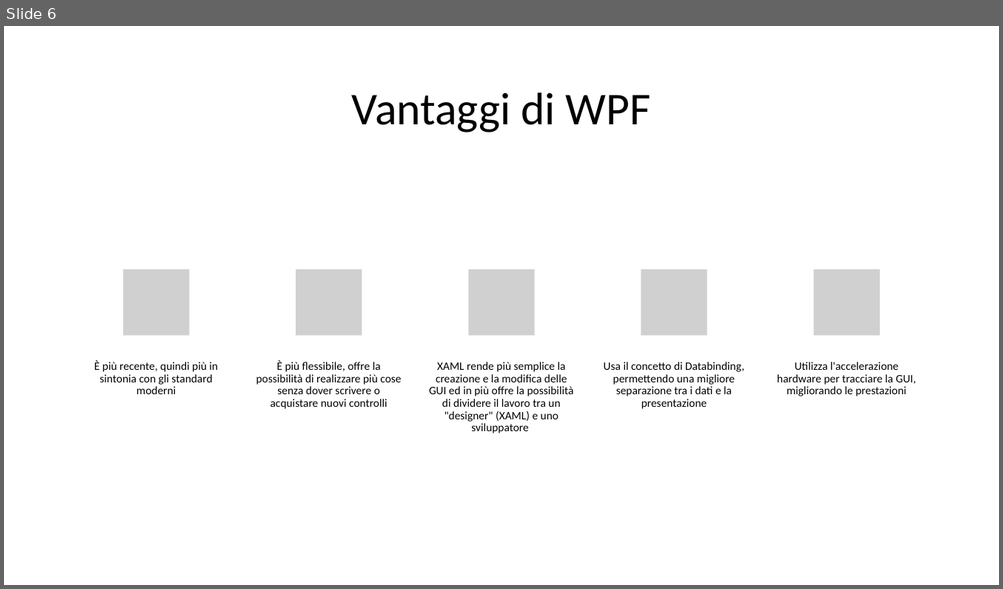
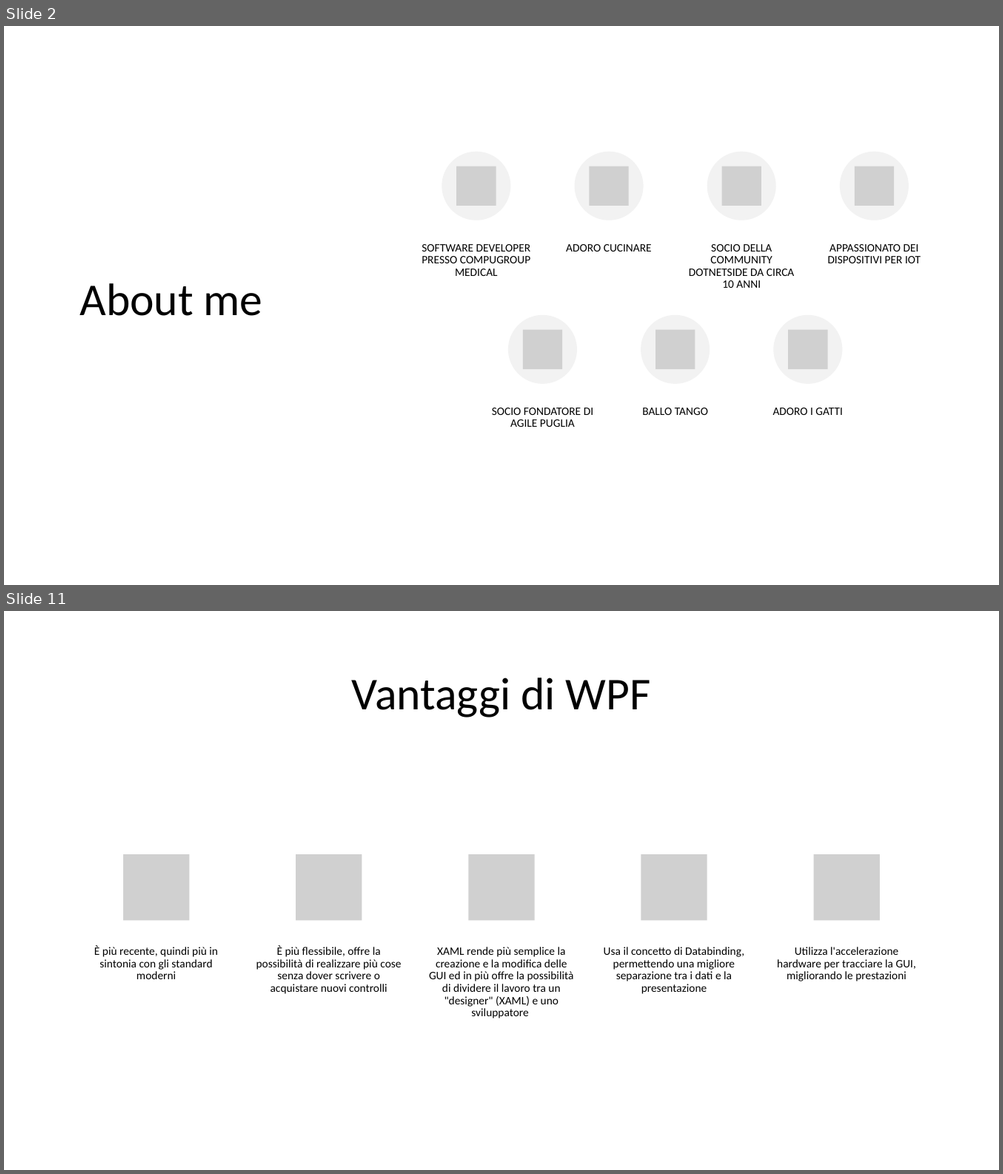
Before and after one commit to danieleromanazzi/wpf-tutorial, a slide deck: wpf-tutorial.pptx. Shown one above the other, each under a label of ours: slide 6 before the commit, slides 2 and 11 after it; the slides between them are not shown. The pictures are 1003x589 and 1003x1174 pixels, drawn with LibreOffice and Linux fonts; fonts in the diff are those of the drawing; grey boxes stand for pictures. Boxes give left, top, right and bottom in pixels: in the first picture for what was removed or moved away, otherwise in the second. Text is boxed around its words. In the diff, an @@ line names an element or a change of style, - is before the commit and + after.

```diff
--- a/wpf-tutorial.pptx
+++ b/wpf-tutorial.pptx
@@ slide 2 added at box(4, 26, 999, 585), background #FFFFFF @@
@@ title added at box(79, 284, 263, 316), 44 pt, text #000000 @@
+About me
@@ group added at box(421, 151, 920, 427): 7 ellipses, 7 pictures, 7 texts @@
+SOFTWARE DEVELOPER PRESSO COMPUGROUP MEDICAL
+ADORO CUCINARE
+SOCIO DELLA COMMUNITY DOTNETSIDE DA CIRCA 10 ANNI
+APPASSIONATO DEI DISPOSITIVI PER IOT
+SOCIO FONDATORE DI AGILE PUGLIA
+BALLO TANGO
+ADORO I GATTI
@@ what was slide 6 is now slide 11 @@
```
Also in this commit, not shown: 4 slides changed, 18 other slides added, 3 slides removed, 1 other file.
